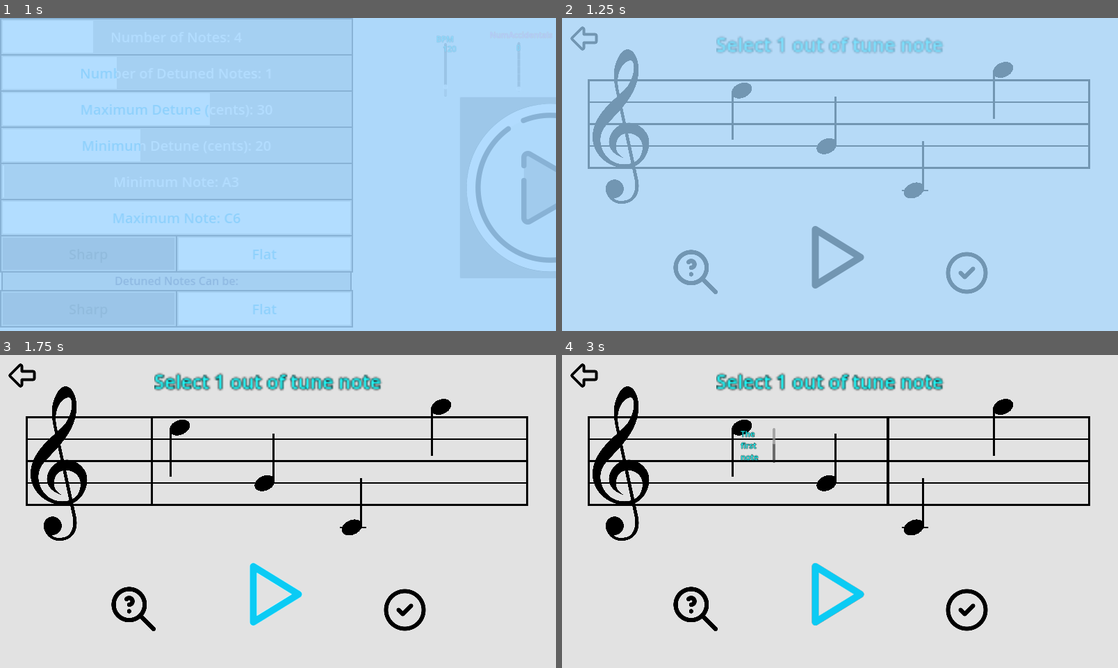
Above: before the commit, frames 1-4 (two rows, left to right).
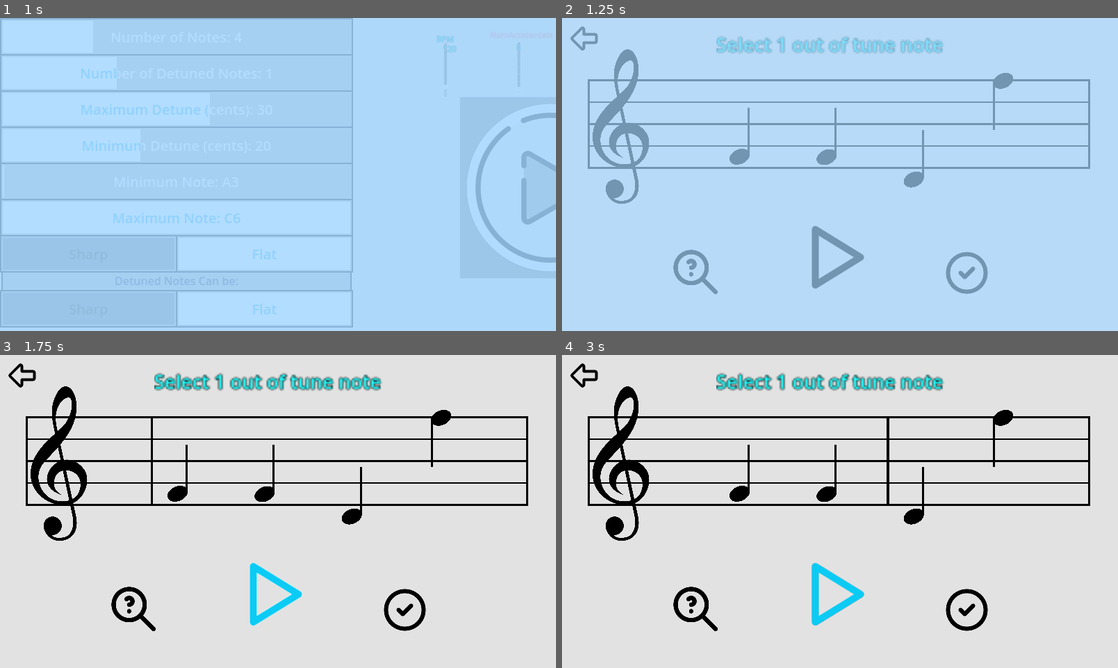
Above: after the commit, the same moments.

Repository: Sniggiho/COMP225-Reluna
Game: Godot game, scene res://Scenes/FreeplaySettingsMenu/FreeplaySettingsMenu.tscn
Same seed, same stepped clock (60 frames per second), same inputs: the game is played once before the commit and once after it. This scene is started directly instead of the project's main scene.
Inputs (mouse positions are in pixels of both pictures, inside the frame that each line leads up to):
- Up to frame 1 (1 s): click (550, 187) at 0.5 s
- Up to frame 2 (1.25 s): no input
- Up to frame 3 (1.75 s): click (272, 592) at 1.25 s
- Up to frame 4 (3 s): click (834, 592) at 2 s; click (739, 426) at 2.77 s

Frame 1 is identical in both runs. In frame 2, 1.1% of the frame differs, in the area x 30-82%, y 14-58%; in frame 3, 1.1%; in frame 4, 1.3%.

Commit message:
min/max note recall from gleveldata when they can

Diff:
--- a/Project/Scenes/FreeplaySettingsMenu/FreeplaySettingsMenu.tscn
+++ b/Project/Scenes/FreeplaySettingsMenu/FreeplaySettingsMenu.tscn
@@ -125,7 +125,6 @@
 minActualValue = 5
 maxActualValue = 50
 height = 100.0
-positiveTextColor = Color(0.164706, 0.717647, 0.921569, 1)
 
 [node name="MinDetuneCents" parent="NotesSettings" instance=ExtResource("18_2jqco")]
 custom_minimum_size = Vector2(0, 100)
--- a/Project/Scenes/FreeplaySettingsMenu/MaxNote2.gd
+++ b/Project/Scenes/FreeplaySettingsMenu/MaxNote2.gd
@@ -3,7 +3,7 @@
 
 signal maxNoteChanged
 
-var highestNoteAllowed = "c-6" # this is exclusive! meaning the highest is really c6
+var highestNoteAllowed = "c6" # this is exclusive! meaning the highest is really c6
 var lowestNoteAllowed = "a3"
 
 var _tuneCreatorScene : PackedScene = preload("res://Scenes/TuneCreator/tune_creator.tscn")
@@ -18,10 +18,18 @@
 # Called when the node enters the scene tree for the first time.
 func _ready():
 	_ready2()
-	_key_updated()
-	value = len(key) -1#accidentals, bySharps, lowestNote, highestNote
-	GLevelData.highestNote = key[value]
-	updateLabel(_tuneCreator.getPrintableNoteName(GLevelData.highestNote, GLevelData.bySharps))
+
+	print("gleveldata highest note ", GLevelData.highestNote)
+
+	if GLevelData.valid:
+		var highestNote = GLevelData.highestNote
+		_key_updated()
+		value = key.find(highestNote)
+		updateLabel(_tuneCreator.getPrintableNoteName(GLevelData.highestNote, GLevelData.bySharps))
+	else:
+		_key_updated()
+		value = len(key) -1#accidentals, bySharps, lowestNote, highestNote
+		GLevelData.highestNote = key[value]
 
 
 func _on_value_changed_derived(passedValue):
--- a/Project/Scenes/FreeplaySettingsMenu/MinNote2.gd
+++ b/Project/Scenes/FreeplaySettingsMenu/MinNote2.gd
@@ -3,7 +3,7 @@
 
 signal minNoteChanged
 
-var highestNoteAllowed = "c-6" # this is exclusive! meaning the highest is really c6
+var highestNoteAllowed = "c6" # this is exclusive! meaning the highest is really c6
 var lowestNoteAllowed = "a3"
 
 var _tuneCreatorScene : PackedScene = preload("res://Scenes/TuneCreator/tune_creator.tscn")
@@ -19,10 +19,18 @@
 # Called when the node enters the scene tree for the first time.
 func _ready():
 	_ready2()
-	value = 0
-	_key_updated()
-	maxActualValue = len(key)-1
-	max_value = len(key)-1
+	if GLevelData.valid:
+		var lowestNote = GLevelData.lowestNote
+		_key_updated()
+		maxActualValue = len(key)-1
+		max_value = len(key)-1
+		value = key.find(lowestNote)
+		updateLabel(_tuneCreator.getPrintableNoteName(GLevelData.lowestNote, GLevelData.bySharps))
+	else:
+		value = 0
+		_key_updated()
+		maxActualValue = len(key)-1
+		max_value = len(key)-1
 
 
 func _on_value_changed_derived(passedValue):
@@ -55,5 +63,4 @@
 
 
 func _on_max_note_changed(passedValue):
-	print("new signal called with passed value: ", passedValue)
 	maxActualValue = passedValue
--- a/Project/Scenes/NewHSlider/NewHSlider.gd
+++ b/Project/Scenes/NewHSlider/NewHSlider.gd
@@ -92,9 +92,7 @@
 
 
 func _on_value_changed_newhslider_base(passedValue) -> void:
-	print("value = ", passedValue, " maxActual = ", maxActualValue, " minActual = ", minActualValue)
 	value = max(minActualValue, min(maxActualValue, passedValue))
-	print("value is ", value)
 	_updateSelectedSize()
 
 func updateLabel(label : String) -> void:
--- a/Project/Scenes/TuneCreator/TuneCreator.gd
+++ b/Project/Scenes/TuneCreator/TuneCreator.gd
@@ -172,7 +172,7 @@
 ##		lowest : int
 ##			all notes in key must be this or higher (inclusive)
 ##		highOct : int
-##			all notes in key must be lower than this (exclusive)
+##			all notes in key must be lower than this (inclusive)
 ##
 ##	Return:
 ##		allNotes : array
@@ -213,7 +213,7 @@
 
 	var allNotesCorrectRange = []
 	for n in allNotes: # narrows down to only the permitted notes
-		if self.compareNotes(n, lowestNote) and not self.compareNotes(n, highestNote):
+		if self.compareNotes(n, lowestNote) and self.compareNotes(highestNote, n):
 			allNotesCorrectRange.append(n)
 
 
